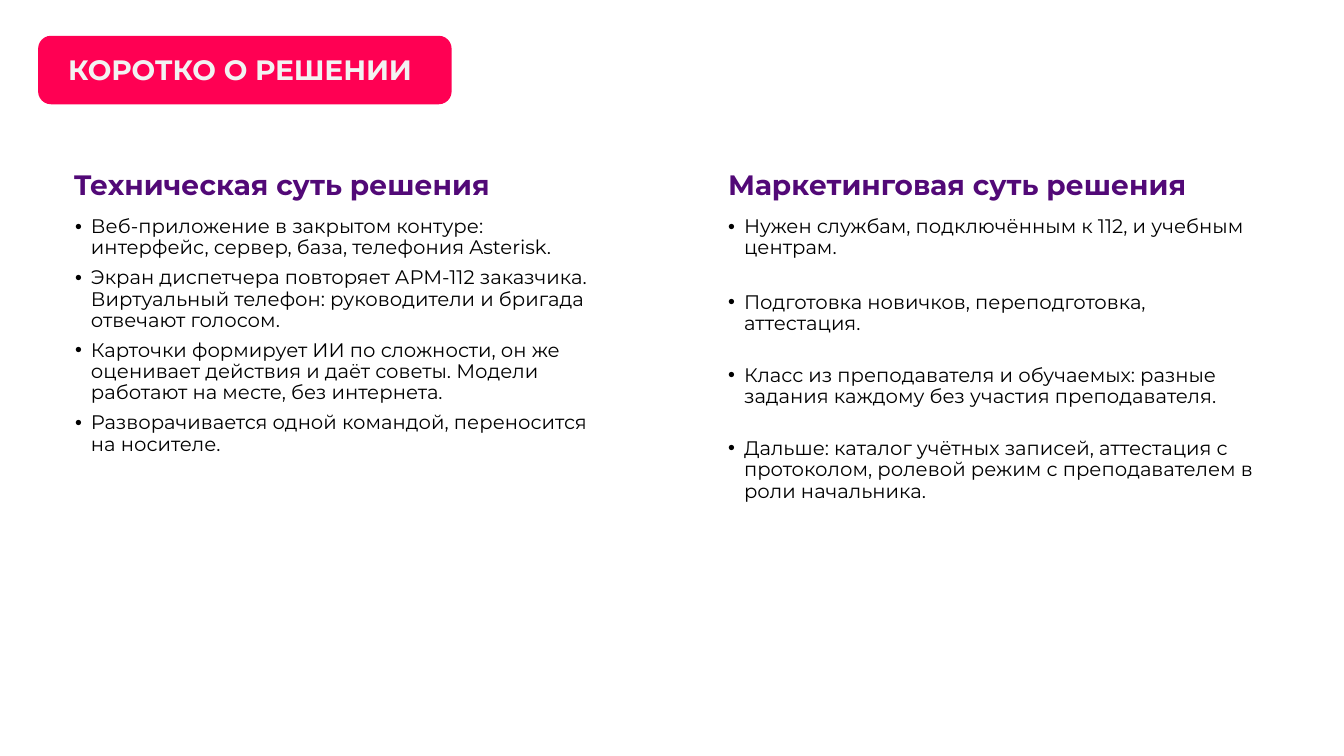
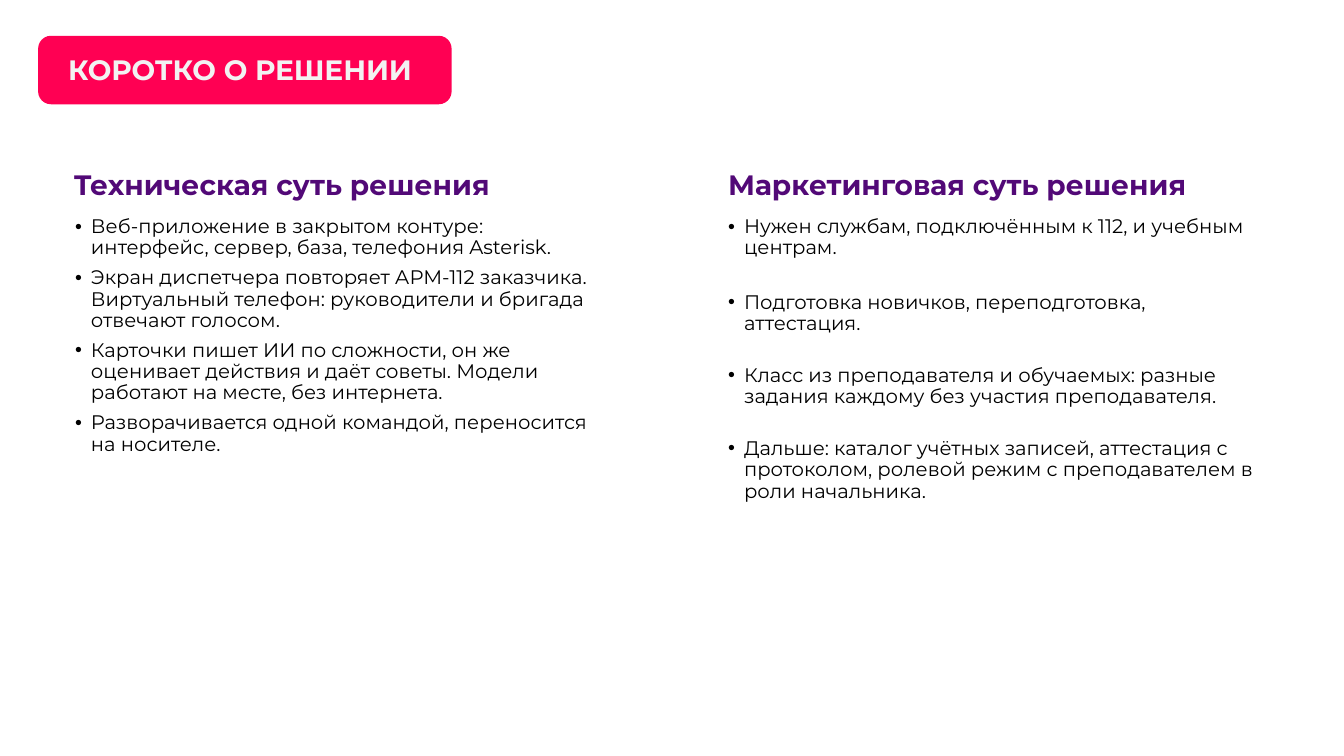
Before and after one commit to Vadik145-beep/lct-112-simulator, a slide deck: slide 3 of docs/presentation/ЛЦТ2026_Ультратех_задача9.pptx. Drawn at 1344x756 pixels with LibreOffice and Linux fonts; fonts in the diff are those of the drawing; background and template pictures are left out. Boxes give left, top, right and bottom in pixels: in the first picture for what was removed or moved away, otherwise in the second. Text is boxed around its words. In the diff, an @@ line names an element or a change of style, - is before the commit and + after.

Commit message:
docs: презентация финала со скриншотами стенда и пояснениями (#268)
26 слайдов. Добавлены схема «Как проходит занятие», экраны стенда со стрелками
и пояснениями: вход, карточка, виртуальный телефон, справочник, форма «Задания
формирует ИИ», мониторинг преподавателя, разбор с советами. Убраны слайды
«Как устроено» и «Оценка» (их содержание вошло в экраны). Обязательные слайды
шаблона сохранены.

```diff
--- a/docs/presentation/ЛЦТ2026_Ультратех_задача9.pptx
+++ b/docs/presentation/ЛЦТ2026_Ультратех_задача9.pptx
@@ text at box(91, 343, 538, 403): text changed @@
-• Карточки формирует ИИ по сложности, он же оценивает действия и даёт советы. Модели работают на месте, без интернета.
+• Карточки пишет ИИ по сложности, он же оценивает действия и даёт советы. Модели работают на месте, без интернета.
```
Also in this commit, not shown: 5 other slides changed, 9 slides added, 4 slides removed, 1 other file.
